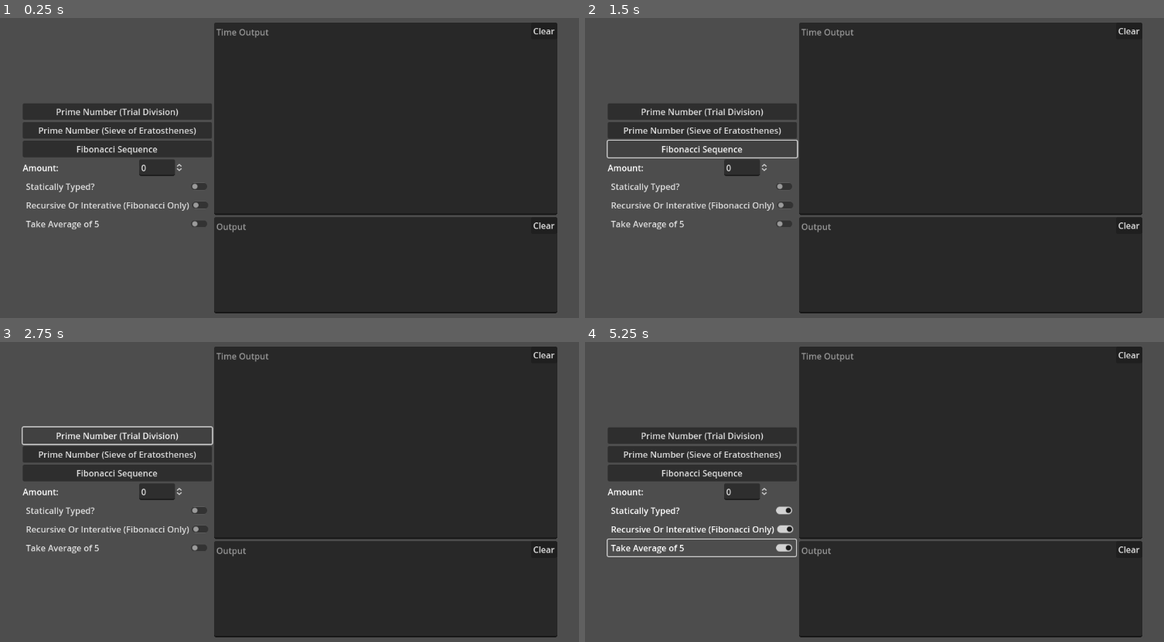
Above: before the commit, frames 1-4 (two rows, left to right).
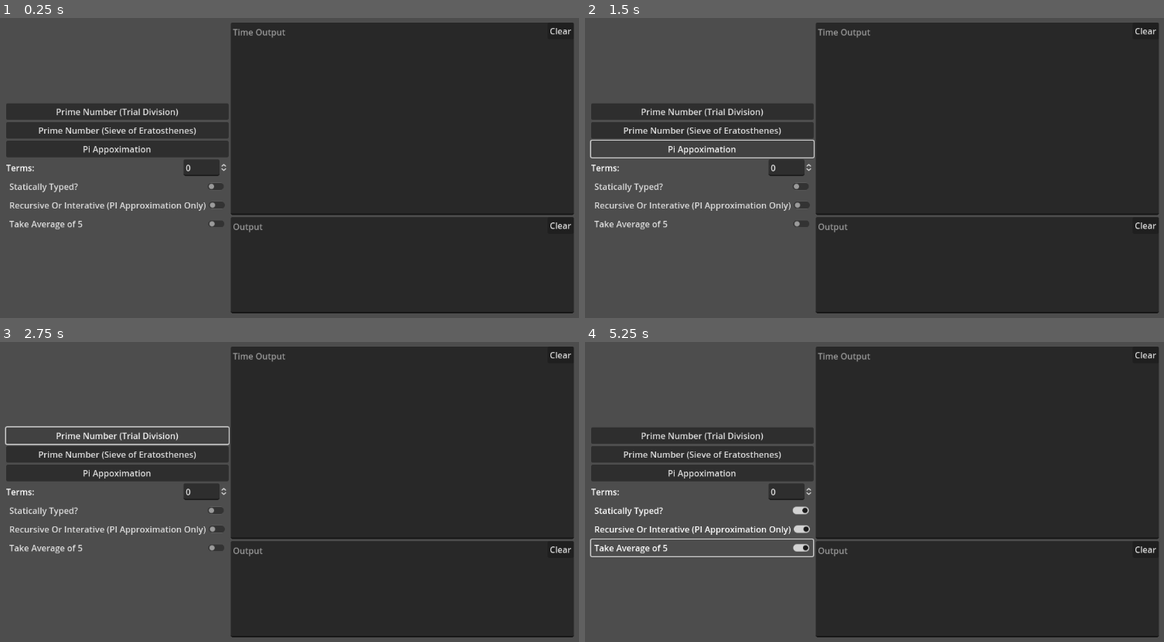
Above: after the commit, the same moments.

Repository: CrypticDevYT/GDScript-Speed-Comparisons
Game: Godot game, scene res://scenes/Recursive&IterativeMenu.tscn
The game is run twice, just before and just after one commit, with the same random seed, the same clock (stepped at 60 frames per second) and the same inputs. The project has no main scene, so this scene is started directly.
Inputs (mouse positions are in pixels of both pictures, inside the frame that each line leads up to):
- Up to frame 1 (0.25 s): no input
- Up to frame 2 (1.5 s): click (700, 150) at 0.5 s, where only the run before the commit has a clickable "Fibonacci Sequence"; click (700, 150) at 1.25 s, where only the run after the commit has a clickable "Pi Appoximation"
- Up to frame 3 (2.75 s): click "Prime Number (Trial Division)" at 2 s
- Up to frame 4 (5.25 s): click "Prime Number (Sieve of Eratos…" at 2.75 s; click "Statically Typed?" at 3.5 s; click "Recursive Or Interative (Fibo…" (after the commit: "Recursive Or Interative (PI A…") at 4.25 s; click "Take Average of 5" at 5 s

The runs differ from the first frame. In frame 1, 7.5% of the frame differs, in the area x 1-100%, y 1-99%; in frame 2, 7.5%; in frame 3, 7.5%; in frame 4, 7.8%, in the area x 0-100%, y 1-99%.

Commit message:
Changed to piAprrox

Diff:
--- a/scenes/Recursive&IterativeMenu.tscn
+++ b/scenes/Recursive&IterativeMenu.tscn
@@ -38,17 +38,16 @@
 text = "Prime Number (Sieve of Eratosthenes)
 "
 
-[node name="FibonacciButton" type="Button" parent="VBoxContainer/HBoxContainer/VBoxContainer"]
+[node name="PiApproxButton" type="Button" parent="VBoxContainer/HBoxContainer/VBoxContainer"]
 layout_mode = 2
-text = "Fibonacci Sequence
-"
+text = "Pi Appoximation"
 
 [node name="HBoxContainer" type="HBoxContainer" parent="VBoxContainer/HBoxContainer/VBoxContainer"]
 layout_mode = 2
 
 [node name="Label" type="Label" parent="VBoxContainer/HBoxContainer/VBoxContainer/HBoxContainer"]
 layout_mode = 2
-text = "Amount:                      "
+text = "Terms:                                                     "
 
 [node name="VSeparator" type="VSeparator" parent="VBoxContainer/HBoxContainer/VBoxContainer/HBoxContainer"]
 modulate = Color(1, 1, 1, 0)
@@ -64,21 +63,21 @@
 
 [node name="StaticTypeCheck" type="CheckButton" parent="VBoxContainer/HBoxContainer/VBoxContainer/HBoxContainer2"]
 layout_mode = 2
-text = "Statically Typed?                                          "
+text = "Statically Typed?                                                         "
 
 [node name="HBoxContainer4" type="HBoxContainer" parent="VBoxContainer/HBoxContainer/VBoxContainer"]
 layout_mode = 2
 
 [node name="RecursiveCheck" type="CheckButton" parent="VBoxContainer/HBoxContainer/VBoxContainer/HBoxContainer4"]
 layout_mode = 2
-text = "Recursive Or Interative (Fibonacci Only)"
+text = "Recursive Or Interative (PI Approximation Only)"
 
 [node name="HBoxContainer3" type="HBoxContainer" parent="VBoxContainer/HBoxContainer/VBoxContainer"]
 layout_mode = 2
 
 [node name="TakeAvgCheck" type="CheckButton" parent="VBoxContainer/HBoxContainer/VBoxContainer/HBoxContainer3"]
 layout_mode = 2
-text = "Take Average of 5                                        "
+text = "Take Average of 5                                                       "
 
 [node name="VBoxContainer2" type="VBoxContainer" parent="VBoxContainer/HBoxContainer"]
 layout_mode = 2
@@ -115,4 +114,4 @@
 grow_horizontal = 0
 text = "Clear"
 
-[connection signal="pressed" from="VBoxContainer/HBoxContainer/VBoxContainer/FibonacciButton" to="." method="_on_fibonacci_button_pressed"]
+[connection signal="pressed" from="VBoxContainer/HBoxContainer/VBoxContainer/PiApproxButton" to="." method="_on_Pi_approx_button_pressed"]
--- a/scenes/recursive&iterative_menu.gd
+++ b/scenes/recursive&iterative_menu.gd
@@ -6,27 +6,53 @@
 func _process(delta: float) -> void:
 	pass
 
-func fib_recusrive_not_typed():
-	pass
+func pi_approx_typed(decimal_terms: int) -> float:
+	var pi_approx: float = 0.0
+	var i: int = 0
+	var error:float = pow(10, -decimal_terms)
+	var truncated_pi: float = 0.0
+	while true:
+		var term: float = 1.0 / (2 * i + 1)
+		if i % 2 == 0:
+			pi_approx += term
+		else:
+			pi_approx -= term
 
-func fib_recusrive_typed():
-	pass
+		var current_pi:float = pi_approx * 4
+		truncated_pi = snapped(current_pi, error)  # Ensure truncation, not rounding
 
-func fib_iterative_not_typed(n):
-	var seq_rtn = [0, 1]
-	for i in range(n - 2):
-		seq_rtn.append(seq_rtn[-1] + seq_rtn[-2])
-	return seq_rtn
+		if truncated_pi == snapped(PI, error):
+			break  # Stop as soon as we reach the exact decimal places without overshooting
 
-func fib_iterative_typed(n: int):
-	var seq_rtn: PackedInt64Array = [0, 1]
-	for i in range(n - 2):
-		seq_rtn.append(seq_rtn[-1] + seq_rtn[-2])
-	$VBoxContainer/HBoxContainer/VBoxContainer2/TextEdit.text += str(seq_rtn)
+		i += 1  # Move to the next term
+	return truncated_pi
 
+func pi_approx_not_typed(decimal_terms):
+	var pi_approx = 0.0
+	var i = 0
+	var error = pow(10, -decimal_terms)
+	var truncated_pi = 0.0
+	while true:
+		var term = 1.0 / (2 * i + 1)
+		if i % 2 == 0:
+			pi_approx += term
+		else:
+			pi_approx -= term
 
-func _on_fibonacci_button_pressed() -> void:
-	if not $VBoxContainer/HBoxContainer/VBoxContainer/HBoxContainer/SpinBox.value > 0:
+		var current_pi = pi_approx * 4
+		truncated_pi = snapped(current_pi, error)  # Ensure truncation, not rounding
+
+		if truncated_pi == snapped(PI, error):
+			break  # Stop as soon as we reach the exact decimal places without overshooting
+
+		i += 1  # Move to the next term
+	return truncated_pi
+
+func _on_Pi_approx_button_pressed() -> void:
+	var terms: int = $VBoxContainer/HBoxContainer/VBoxContainer/HBoxContainer/SpinBox.value
+	if not terms > 0:
 		return
-	if $VBoxContainer/HBoxContainer/VBoxContainer/HBoxContainer2/StaticTypeCheck.pressed:
-		fib_iterative_typed($VBoxContainer/HBoxContainer/VBoxContainer/HBoxContainer/SpinBox.value)
+	if $VBoxContainer/HBoxContainer/VBoxContainer/HBoxContainer2/StaticTypeCheck.button_pressed:
+		var approx: float = pi_approx_typed(terms)
+		var fmt = snapped(approx, pow(10, -terms))
+		$VBoxContainer/HBoxContainer/VBoxContainer2/TextEdit2.text += str(fmt) + "\n"
